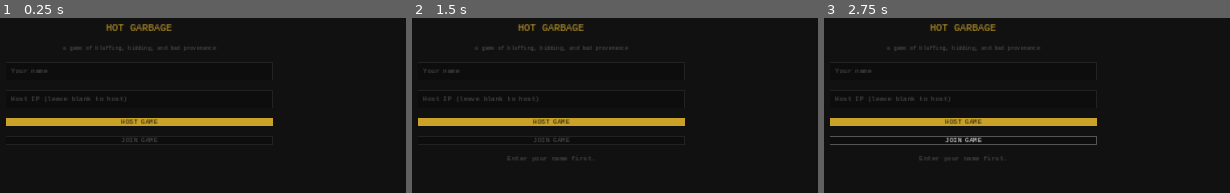
Above: before the commit, frames 1-3 (left to right).
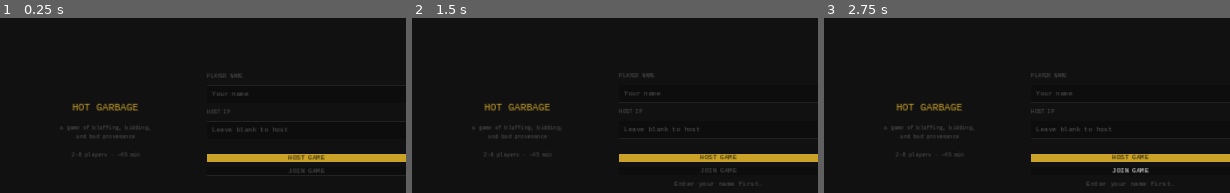
Above: after the commit, the same moments.

Repository: kevinBlum/hot-garbage
Game: Godot game, scene res://src/scenes/main_menu.tscn
Same seed, same stepped clock (60 frames per second), same inputs: the game is played once before the commit and once after it.
Inputs:
- Up to frame 1 (0.25 s): no input
- Up to frame 2 (1.5 s): tap Enter at 0.5 s; click "HOST GAME" at 1.25 s
- Up to frame 3 (2.75 s): click "JOIN GAME" at 2 s

The runs differ from the first frame. In frame 1, 7.2% of the frame differs, in the area x 1-100%, y 3-89%; in frame 2, 7.4%; in frame 3, 8.5%, in the area x 1-100%, y 3-96%.

Commit message:
feat: main menu split panel — branding left, form right

Diff:
--- a/hot-garbage-godot/src/scenes/main_menu.gd
+++ b/hot-garbage-godot/src/scenes/main_menu.gd
@@ -14,50 +14,89 @@
 func _build_ui() -> void:
 	_UITheme.add_bg(self)
 
-	var vbox := VBoxContainer.new()
-	vbox.set_anchors_preset(Control.PRESET_CENTER)
-	vbox.custom_minimum_size = Vector2(640, 480)
-	vbox.add_theme_constant_override("separation", _UITheme.GAP * 2)
-	add_child(vbox)
+	var hbox := HBoxContainer.new()
+	hbox.set_anchors_preset(Control.PRESET_CENTER)
+	hbox.custom_minimum_size = Vector2(960, 520)
+	hbox.add_theme_constant_override("separation", 0)
+	add_child(hbox)
+
+	# --- Left panel: branding ---
+	var left := VBoxContainer.new()
+	left.size_flags_horizontal = Control.SIZE_EXPAND_FILL
+	left.add_theme_constant_override("separation", _UITheme.GAP * 2)
+	left.alignment = BoxContainer.ALIGNMENT_CENTER
+	hbox.add_child(left)
 
 	var title := Label.new()
 	title.text = "HOT GARBAGE"
 	title.horizontal_alignment = HORIZONTAL_ALIGNMENT_CENTER
 	_UITheme.style_label(title, _UITheme.FS_ARTIFACT, _UITheme.GOLD)
-	vbox.add_child(title)
+	left.add_child(title)
 
-	var subtitle := Label.new()
-	subtitle.text = "a game of bluffing, bidding, and bad provenance"
-	subtitle.horizontal_alignment = HORIZONTAL_ALIGNMENT_CENTER
-	_UITheme.style_label(subtitle, _UITheme.FS_LABEL, _UITheme.DIM)
-	vbox.add_child(subtitle)
+	var tagline := Label.new()
+	tagline.text = "a game of bluffing, bidding,\nand bad provenance"
+	tagline.horizontal_alignment = HORIZONTAL_ALIGNMENT_CENTER
+	_UITheme.style_label(tagline, _UITheme.FS_LABEL, _UITheme.DIM)
+	left.add_child(tagline)
+
+	var meta := Label.new()
+	meta.text = "2–6 players · ~45 min"
+	meta.horizontal_alignment = HORIZONTAL_ALIGNMENT_CENTER
+	_UITheme.style_label(meta, _UITheme.FS_LABEL, _UITheme.DIM)
+	left.add_child(meta)
+
+	# --- Separator ---
+	var sep := VSeparator.new()
+	_UITheme.style_vseparator(sep)
+	hbox.add_child(sep)
+
+	# --- Right panel: form ---
+	var right := VBoxContainer.new()
+	right.size_flags_horizontal = Control.SIZE_EXPAND_FILL
+	right.add_theme_constant_override("separation", _UITheme.GAP)
+	right.alignment = BoxContainer.ALIGNMENT_CENTER
+	hbox.add_child(right)
+
+	var name_lbl := Label.new()
+	name_lbl.text = "PLAYER NAME"
+	_UITheme.style_section_label(name_lbl)
+	right.add_child(name_lbl)
 
 	_name_field = LineEdit.new()
 	_name_field.placeholder_text = "Your name"
 	_UITheme.style_line_edit(_name_field)
-	vbox.add_child(_name_field)
+	right.add_child(_name_field)
+
+	var ip_lbl := Label.new()
+	ip_lbl.text = "HOST IP"
+	_UITheme.style_section_label(ip_lbl)
+	right.add_child(ip_lbl)
 
 	_ip_field = LineEdit.new()
-	_ip_field.placeholder_text = "Host IP (leave blank to host)"
+	_ip_field.placeholder_text = "Leave blank to host"
 	_UITheme.style_line_edit(_ip_field)
-	vbox.add_child(_ip_field)
+	right.add_child(_ip_field)
+
+	var spacer := Control.new()
+	spacer.custom_minimum_size = Vector2(0, _UITheme.GAP)
+	right.add_child(spacer)
 
 	var host_btn := Button.new()
 	host_btn.text = "HOST GAME"
 	host_btn.pressed.connect(_on_host_pressed)
 	_UITheme.style_button(host_btn)
-	vbox.add_child(host_btn)
+	right.add_child(host_btn)
 
 	var join_btn := Button.new()
 	join_btn.text = "JOIN GAME"
 	join_btn.pressed.connect(_on_join_pressed)
 	_UITheme.style_ghost_button(join_btn)
-	vbox.add_child(join_btn)
+	right.add_child(join_btn)
 
 	_status_label = Label.new()
 	_status_label.horizontal_alignment = HORIZONTAL_ALIGNMENT_CENTER
 	_UITheme.style_label(_status_label, _UITheme.FS_BODY, _UITheme.DIM)
-	vbox.add_child(_status_label)
+	right.add_child(_status_label)
 
 func _on_host_pressed() -> void:
 	var name := _name_field.text.strip_edges()
